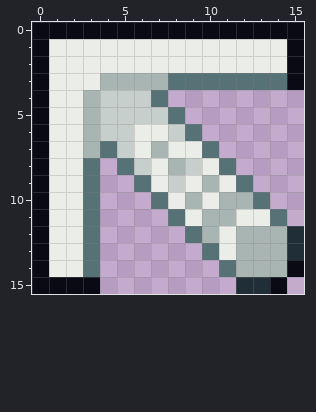
A pixel-art file gets an edit: root/ico/pointer.aseprite. This is how it looked before the edit.
16x16 pixels, 1 frame.
Now the later version:
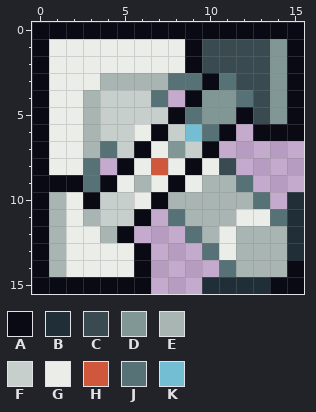
Palette (. is transparent): A #090a14  B #202e37  C #394a50  D #819796  E #a8b5b2  F #c7cfcc  G #ebede9  H #cf573c  J #577277  K #73bed3
From old to new:
layer "Resize" added
Changed rows in their new state; - is an unchanged pixel.
Layer "Resize":
first column x 1:
 1 --------ACCCCD-
 2 --------ACCCCD-
 3 ---------A-CCD-
 4 --------ADDJCDA
 5 -------AJDDACDA
 6 ------A-KJA-AAA
 7 -----AGDFA-----
 8 ----AGHGA-C----
 9 AA-AGE-A--E----
10 E-AFFGAE-E----B
11 E-EFFA--E-----B
12 E-GEA----------
13 E-GGGA---------
14 E-GGGA---------
15 ---AAA---BB---A
Changed places in both pictures, as pixel boxes (x1, y1, x2, y2):
changed: (49, 39, 304, 294)
